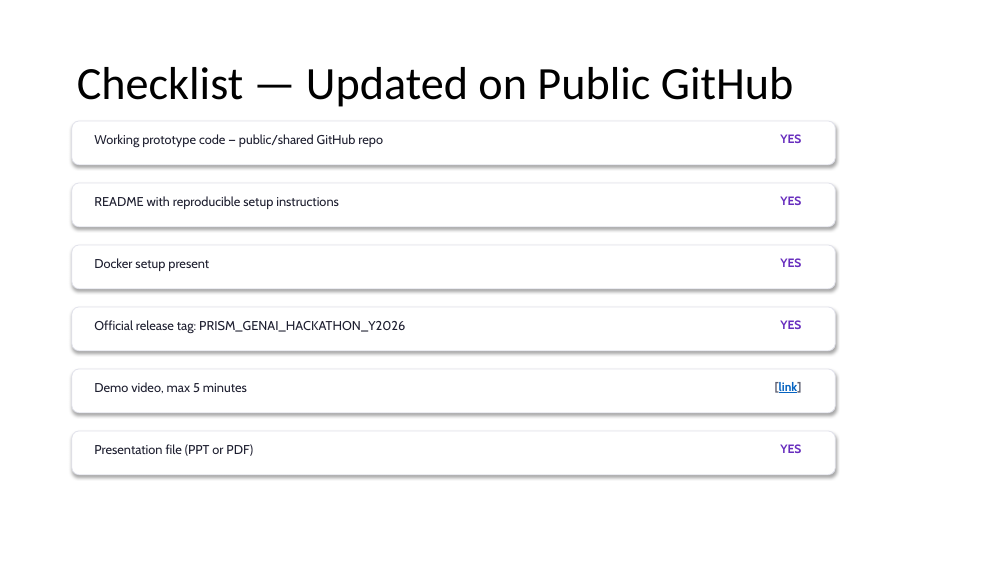
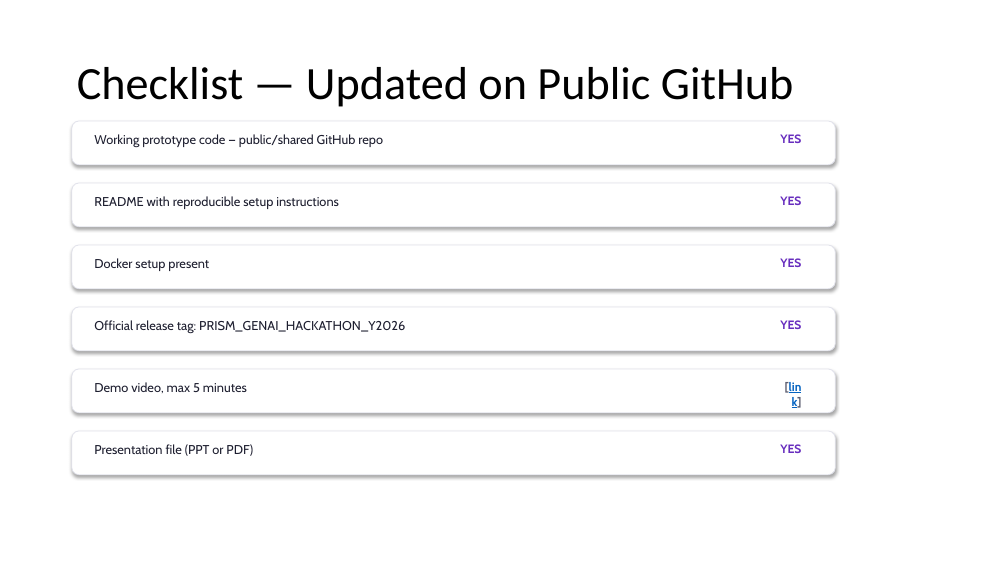
Before and after one commit to AyushSinha2210/Team_Aftermath, a slide deck: slide 11 of Ariadne_Team_Aftermath_Submission.pptx. Drawn at 1008x567 pixels with LibreOffice and Linux fonts; fonts in the diff are those of the drawing. Boxes give left, top, right and bottom in pixels: in the first picture for what was removed or moved away, otherwise in the second. Text is boxed around its words. In the diff, an @@ line names an element or a change of style, - is before the commit and + after.

Commit message:
docs: update official presentation Ariadne_Team_Aftermath_Submission.pptx with latest revision

```diff
--- a/Ariadne_Team_Aftermath_Submission.pptx
+++ b/Ariadne_Team_Aftermath_Submission.pptx
@@ text at (x1=785, y1=382, x2=802, y2=408): text changed @@
-[link]
+[lin
+k]
```
